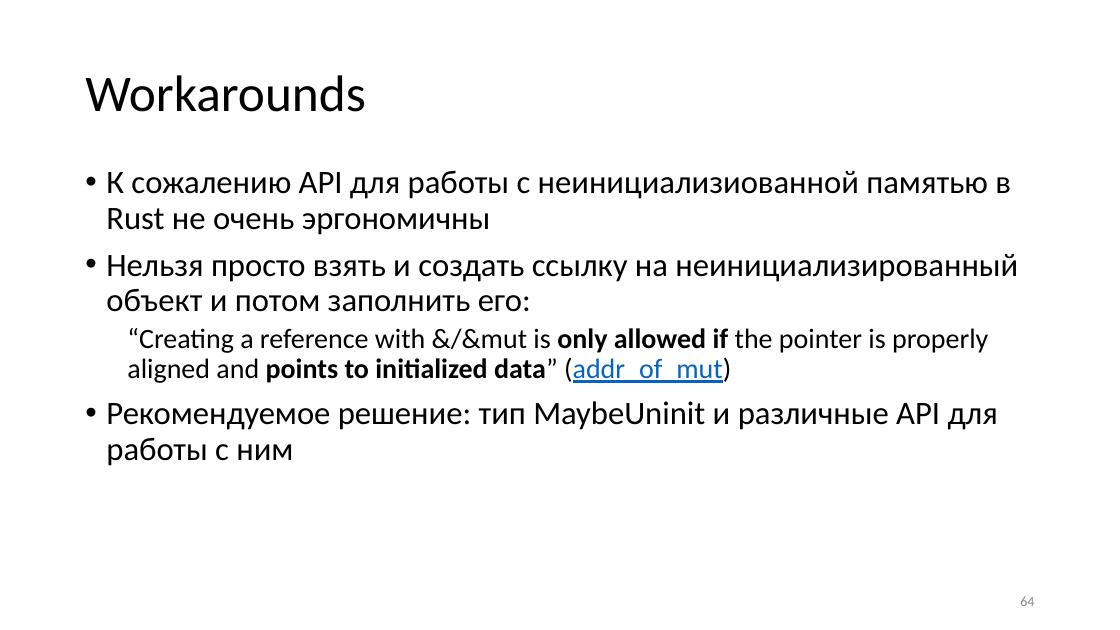
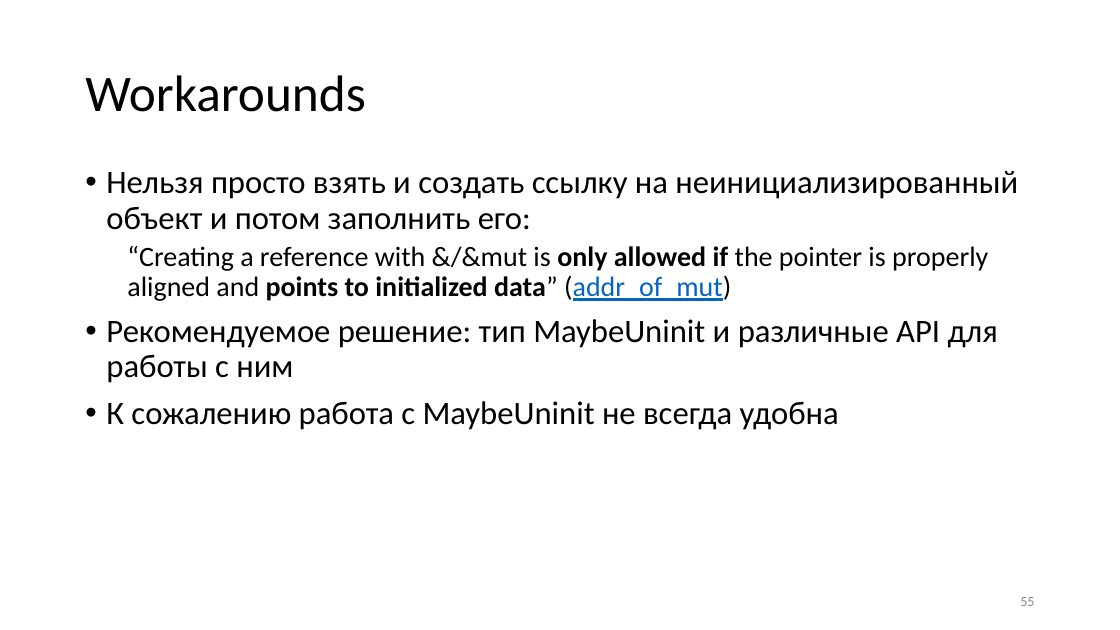
Before and after one commit to yugr/rust-slides, a slide deck: slide 55 of RU_short.pptx (slide 64 before the commit). Drawn at 1120x630 pixels with LibreOffice and Linux fonts; fonts in the diff are those of the drawing. Boxes give left, top, right and bottom in pixels: in the first picture for what was removed or moved away, otherwise in the second. Text is boxed around its words. In the diff, an @@ line names an element or a change of style, - is before the commit and + after.

```diff
--- a/RU_short.pptx
+++ b/RU_short.pptx
@@ text at box(106, 170, 1011, 235): paragraph removed @@
-• К сожалению API для работы с неинициализиованной памятью в Rust не очень эргономичны
@@ text at box(106, 401, 839, 430): paragraph added @@
+• К сожалению работа с MaybeUninit не всегда удобна
@@ page number at box(1020, 597, 1034, 606): text changed @@
-64
+55
```
Also in this commit, not shown: 10 other slides changed, 10 slides removed, 4 other files.
